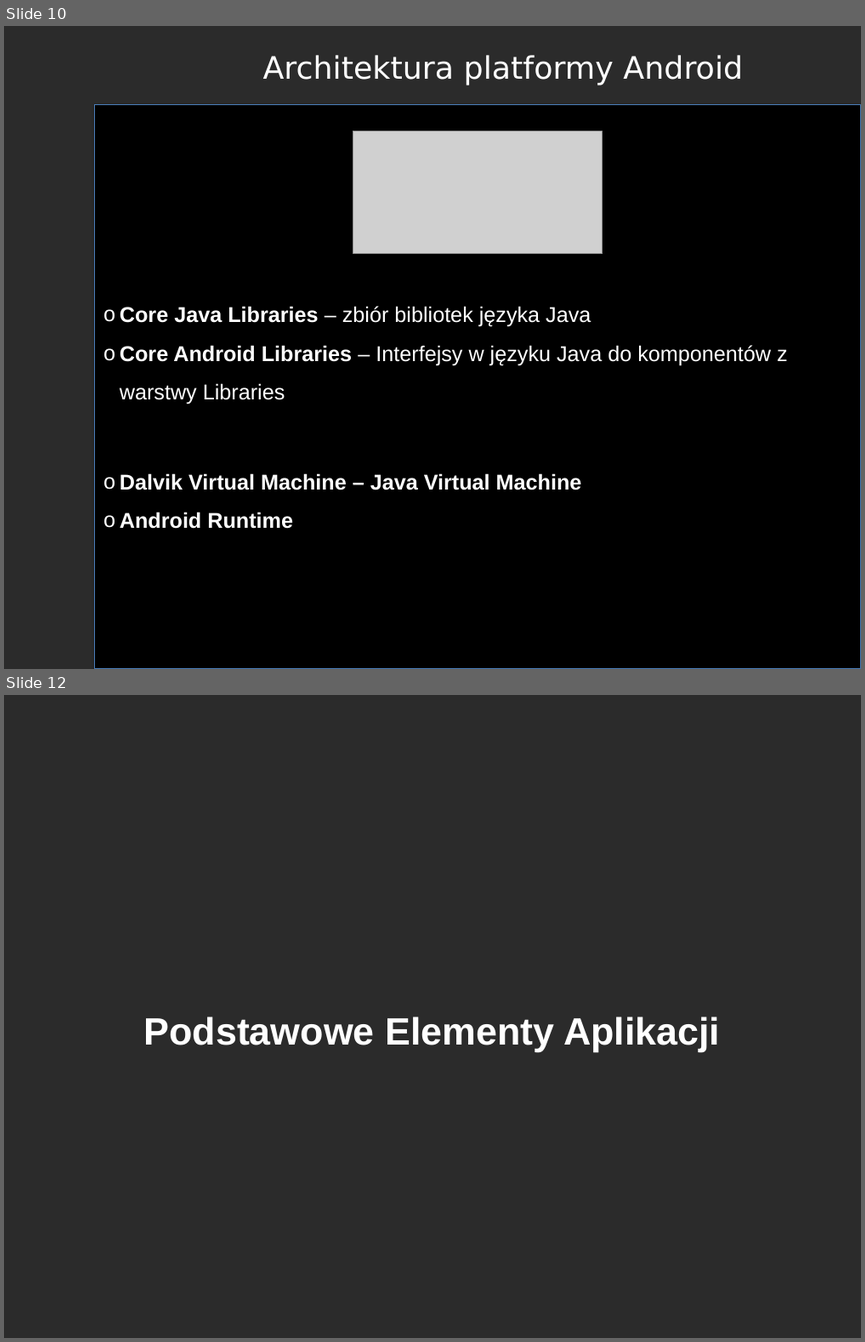
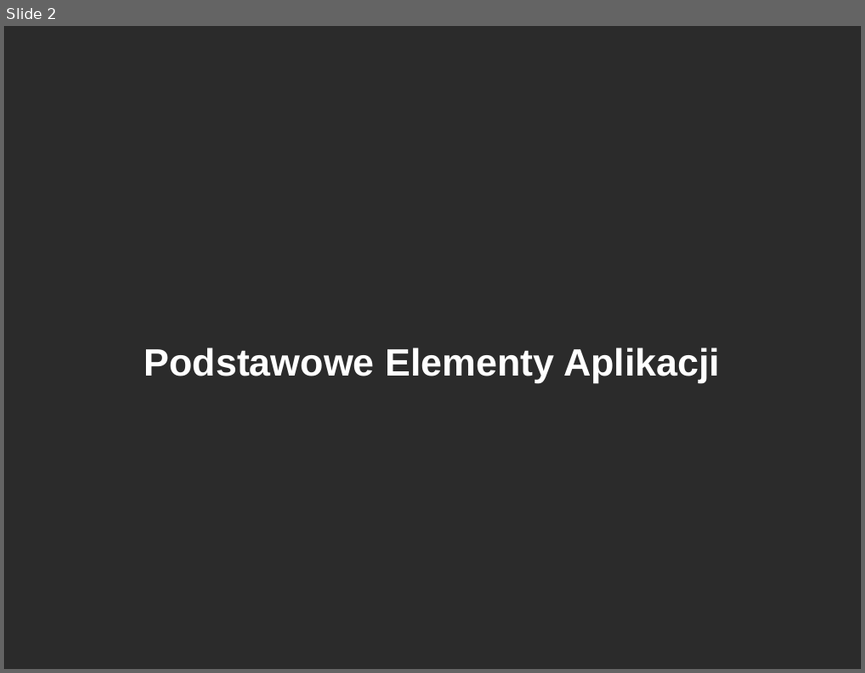
Before and after one commit to RafLew84/PUM, a slide deck: 2023-2024/Wyk/Wyklad1.pptx. Shown one above the other, each under a label of ours: slides 10 and 12 before the commit, slide 2 after it; the slides between them are not shown. The pictures are 865x1342 and 865x673 pixels, drawn with LibreOffice and Linux fonts; fonts in the diff are those of the drawing; grey boxes stand for pictures; background and template pictures are left out; a plain dark background stands for a picture behind light text. Boxes give left, top, right and bottom in pixels: in the first picture for what was removed or moved away, otherwise in the second. Text is boxed around its words. In the diff, an @@ line names an element or a change of style, - is before the commit and + after.

```diff
--- a/2023-2024/Wyk/Wyklad1.pptx
+++ b/2023-2024/Wyk/Wyklad1.pptx
@@ slide 10 removed at <box>4,26,861,669</box>, background picture (left out) @@
@@ text removed at <box>263,55,743,85</box> @@
-Architektura platformy Android
@@ rectangle removed at <box>95,105,861,669</box> @@
@@ picture removed at <box>353,131,603,254</box> @@
@@ text removed at <box>120,306,788,528</box> @@
-o Core Java Libraries – zbiór bibliotek języka Java
-o Core Android Libraries – Interfejsy w języku Java do komponentów z warstwy Libraries
-o Dalvik Virtual Machine – Java Virtual Machine
-o Android Runtime
@@ what was slide 12 is now slide 2 @@
```
Also in this commit, not shown: 1 slide changed, 9 other slides removed, 4 other files.
